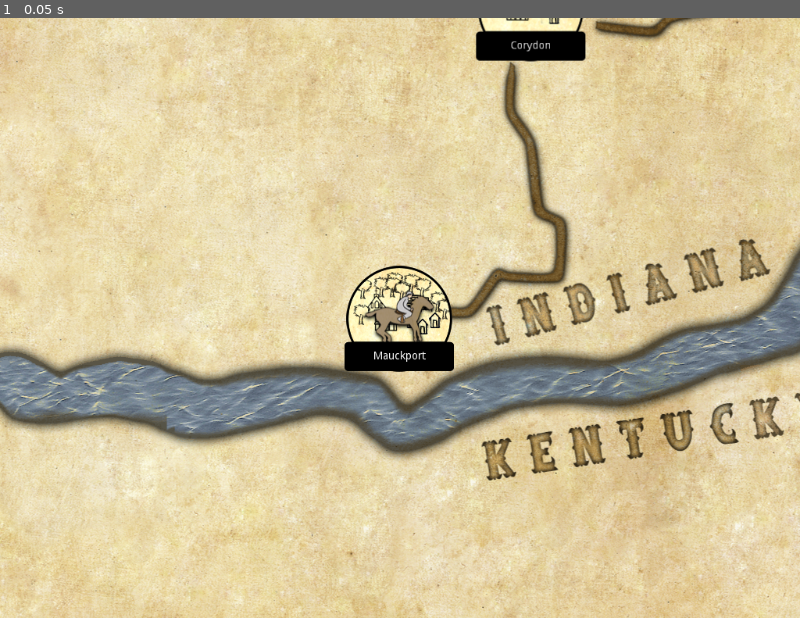
Above: before the commit, frame 1.
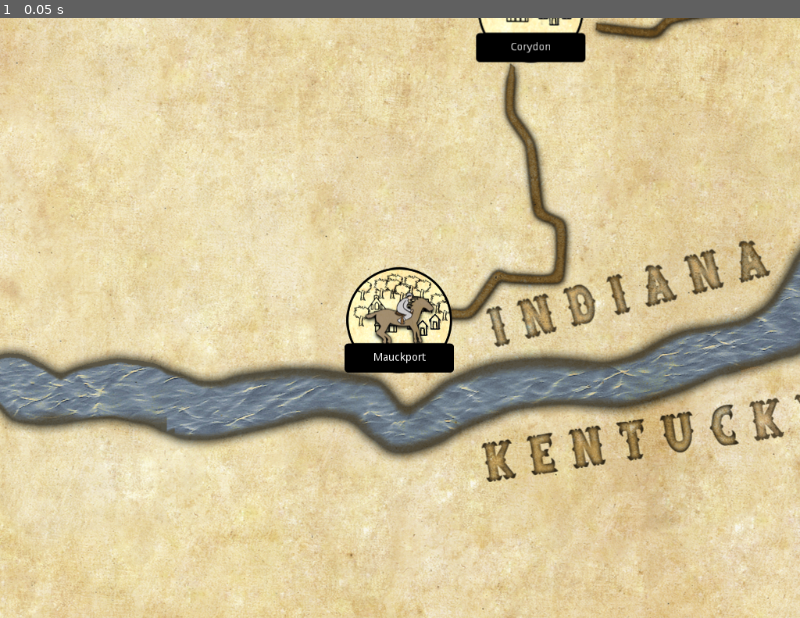
Above: after the commit, the same moment.

Repository: doctor-g/MorgansRaid
Game: Godot game, scene res://src/Game.tscn
The game is run twice, just before and just after one commit, with the same random seed, the same clock (stepped at 60 frames per second) and the same inputs. The project has no main scene, so this scene is started directly.
Inputs:
- Up to frame 1 (0.05 s): no input

The runs differ from the first frame. In frame 1, 8.3% of the frame differs, in the area x 0-100%, y 0-100%.

Commit message:
Add a bunch of roads and missing cities
Not all cities are reachable due to the screen bounds. In the original
game, this was solved with a floating arrow pointing to the
destination.

Diff:
--- a/project/src/Game.gd
+++ b/project/src/Game.gd
@@ -42,11 +42,13 @@
 
 func _process(delta):
 	if _moving:
+		assert(_path_follow != null)
 		_path_follow.offset += movement_speed * delta * _direction
 		_morgan.position = _path_follow.position
 		if _end_of_road():
 			_moving = false
 			_morgan.play_idle_animation()
+			_path_follow.get_parent().remove_child(_path_follow)
 			_path_follow.queue_free()
 			_path_follow = null
 			_city = _destination
@@ -61,13 +63,16 @@
 
 func _on_City_pressed(city:Node2D):
 	_destination = city
+	print("Now in %s, going to %s" % [_city.name, _destination.name])
 	_remove_city_listeners()
 	_ride(_city, _destination)
 
 
 func _ride(from:Node2D, to:Node2D):
-	for road in $Roads.get_children():
+	for child in $Roads.get_children():
+		var road := child as Road
 		if road.connects(from, to):
+			print("Using %s" % road.name)
 			_path_follow = PathFollow2D.new()
 			_path_follow.loop = false
 			if road.end_city == to:
@@ -81,3 +86,4 @@
 			_moving = true
 			_morgan.play_gallop_animation()
 			return
+	assert(false, "There is no road from %s to %s" % [from.name,to.name])
--- a/project/src/Game.tscn
+++ b/project/src/Game.tscn
@@ -6,6 +6,231 @@
 [ext_resource path="res://src/Game.gd" type="Script" id=4]
 [ext_resource path="res://src/Road.tscn" type="PackedScene" id=5]
 
+[sub_resource type="Curve2D" id=1]
+_data = {
+"points": PoolVector2Array( 0, 0, 0, 0, 1490, 2266, 0, 0, 0, 0, 1608, 2235, 0, 0, 0, 0, 1746, 2173, 0, 0, 0, 0, 1783, 2101, 0, 0, 0, 0, 1836, 2077, 0, 0, 0, 0, 1865, 2020, 0, 0, 0, 0, 1865, 1947 )
+}
+
+[sub_resource type="Curve2D" id=2]
+_data = {
+"points": PoolVector2Array( 0, 0, 0, 0, 1107.73, 2101.12, 0, 0, 0, 0, 1172.78, 2132.23, 0, 0, 0, 0, 1355.21, 2188.8, 0, 0, 0, 0, 1406.13, 2200.12, 0, 0, 0, 0, 1489.56, 2269.41 )
+}
+
+[sub_resource type="Curve2D" id=3]
+_data = {
+"points": PoolVector2Array( 0, 0, 0, 0, 819.228, 2034.65, 0, 0, 0, 0, 816.399, 1968.19, 0, 0, 0, 0, 836.198, 1903.13, 0, 0, 0, 0, 829.127, 1778.68, 0, 0, 0, 0, 844.683, 1765.95, 0, 0, 0, 0, 826.299, 1662.72 )
+}
+
+[sub_resource type="Curve2D" id=4]
+_data = {
+"points": PoolVector2Array( 0, 0, 0, 0, 597.158, 2796.16, 0, 0, 0, 0, 683.425, 2789.09, 0, 0, 0, 0, 718.78, 2749.49, 0, 0, 0, 0, 793.733, 2749.49, 0, 0, 0, 0, 802.219, 2681.61, 0, 0, 0, 0, 776.763, 2661.81, 0, 0, 0, 0, 764.035, 2575.55, 0, 0, 0, 0, 734.336, 2526.05, 0, 0, 0, 0, 765.449, 2404.43 )
+}
+
+[sub_resource type="Curve2D" id=5]
+_data = {
+"points": PoolVector2Array( 0, 0, 0, 0, 764.035, 2393.11, 0, 0, 0, 0, 795.148, 2309.67, 0, 0, 0, 0, 840.402, 2244.62, 0, 0, 0, 0, 841.817, 2196.54, 0, 0, 0, 0, 827.675, 2176.74, 0, 0, 0, 0, 846.059, 2067.84, 0, 0, 0, 0, 822.018, 2038.14 )
+}
+
+[sub_resource type="Curve2D" id=6]
+_data = {
+"points": PoolVector2Array( 0, 0, 0, 0, 764.035, 2397.35, 0, 0, 0, 0, 778.177, 2328.06, 0, 0, 0, 0, 803.633, 2308.26, 0, 0, 0, 0, 799.39, 2277.15, 0, 0, 0, 0, 1031.32, 2098.96, 0, 0, 0, 0, 1102.03, 2096.13 )
+}
+
+[sub_resource type="Curve2D" id=7]
+_data = {
+"points": PoolVector2Array( 0, 0, 0, 0, 768.897, 2400.14, 0, 0, 0, 0, 926.041, 2431.57, 0, 0, 0, 0, 947.368, 2415.86, 0, 0, 0, 0, 1078.7, 2386.67, 0, 0, 0, 0, 1234.72, 2328.31, 0, 0, 0, 0, 1336.86, 2240.75, 0, 0, 0, 0, 1488.39, 2271.06 )
+}
+
+[sub_resource type="Curve2D" id=8]
+_data = {
+"points": PoolVector2Array( 0, 0, 0, 0, 1104.9, 2103.95, 0, 0, 0, 0, 1034.19, 2099.71, 0, 0, 0, 0, 837.613, 2243.96, 0, 0, 0, 0, 837.613, 2197.29, 0, 0, 0, 0, 827.713, 2174.66, 0, 0, 0, 0, 841.855, 2089.81, 0, 0, 0, 0, 826.299, 2034.65 )
+}
+
+[sub_resource type="Curve2D" id=9]
+_data = {
+"points": PoolVector2Array( 0, 0, 0, 0, 1109.14, 2102.54, 0, 0, 0, 0, 1086.51, 2047.38, 0, 0, 0, 0, 1082.27, 1965.36, 0, 0, 0, 0, 1065.3, 1946.97, 0, 0, 0, 0, 1068.13, 1879.09, 0, 0, 0, 0, 940.85, 1719.28, 0, 0, 0, 0, 829.127, 1659.89 )
+}
+
+[sub_resource type="Curve2D" id=10]
+_data = {
+"points": PoolVector2Array( 0, 0, 0, 0, 1106.31, 2094.05, 0, 0, 0, 0, 1239.25, 1760.3, 0, 0, 0, 0, 1386.33, 1729.18 )
+}
+
+[sub_resource type="Curve2D" id=11]
+_data = {
+"points": PoolVector2Array( 0, 0, 0, 0, 829.127, 1658.47, 0, 0, 0, 0, 1051.16, 1696.66, 0, 0, 0, 0, 1387.74, 1734.84 )
+}
+
+[sub_resource type="Curve2D" id=12]
+_data = {
+"points": PoolVector2Array( 0, 0, 0, 0, 833.37, 1658.47, 0, 0, 0, 0, 885.696, 1631.6, 0, 0, 0, 0, 926.708, 1634.43, 0, 0, 0, 0, 946.507, 1611.8, 0, 0, 0, 0, 984.691, 1617.46, 0, 0, 0, 0, 1133.18, 1624.53, 0, 0, 0, 0, 1154.4, 1613.22, 0, 0, 0, 0, 1325.52, 1613.22, 0, 0, 0, 0, 1343.9, 1587.76, 0, 0, 0, 0, 1387.74, 1566.55, 0, 0, 0, 0, 1503.71, 1576.45, 0, 0, 0, 0, 1524.92, 1590.59, 0, 0, 0, 0, 1633.82, 1573.62 )
+}
+
+[sub_resource type="Curve2D" id=13]
+_data = {
+"points": PoolVector2Array( 0, 0, 0, 0, 1633.82, 1575.04, 0, 0, 0, 0, 1763.92, 1575.04, 0, 0, 0, 0, 1782.31, 1567.96, 0, 0, 0, 0, 1877.06, 1569.38, 0, 0, 0, 0, 1971.81, 1569.38 )
+}
+
+[sub_resource type="Curve2D" id=14]
+_data = {
+"points": PoolVector2Array( 0, 0, 0, 0, 1390.57, 1734.84, 0, 0, 0, 0, 1540.48, 1845.15, 0, 0, 0, 0, 1674.83, 1896.06, 0, 0, 0, 0, 1705.94, 1922.93, 0, 0, 0, 0, 1865.75, 1948.39 )
+}
+
+[sub_resource type="Curve2D" id=15]
+_data = {
+"points": PoolVector2Array( 0, 0, 0, 0, 1880, 2165, 0, 0, 0, 0, 1865, 2126, 0, 0, 0, 0, 1845, 2076, 0, 0, 0, 0, 1869, 2019, 0, 0, 0, 0, 1865, 1947 )
+}
+
+[sub_resource type="Curve2D" id=16]
+_data = {
+"points": PoolVector2Array( 0, 0, 0, 0, 1628.16, 1573.62, 0, 0, 0, 0, 1638.06, 1688.17, 0, 0, 0, 0, 1633.82, 1787.17, 0, 0, 0, 0, 1697.45, 1804.14, 0, 0, 0, 0, 1867.16, 1939.9 )
+}
+
+[sub_resource type="Curve2D" id=17]
+_data = {
+"points": PoolVector2Array( 0, 0, 0, 0, 1493.81, 2263.76, 0, 0, 0, 0, 1608.36, 2239.72, 0, 0, 0, 0, 1690.38, 2263.76 )
+}
+
+[sub_resource type="Curve2D" id=18]
+_data = {
+"points": PoolVector2Array( 0, 0, 0, 0, 1489.57, 2260.93, 0, 0, 0, 0, 1608.36, 2239.72, 0, 0, 0, 0, 1745.54, 2176.08, 0, 0, 0, 0, 1782.31, 2098.29, 0, 0, 0, 0, 1845.95, 2081.32, 0, 0, 0, 0, 1884.13, 2166.18 )
+}
+
+[sub_resource type="Curve2D" id=19]
+_data = {
+"points": PoolVector2Array( 0, 0, 0, 0, 1690.38, 2263.76, 0, 0, 0, 0, 1802.11, 2215.67, 0, 0, 0, 0, 1877.06, 2163.35 )
+}
+
+[sub_resource type="Curve2D" id=20]
+_data = {
+"points": PoolVector2Array( 0, 0, 0, 0, 1690.38, 2260.93, 0, 0, 0, 0, 1748.37, 2218.5, 0, 0, 0, 0, 1819.08, 2095.47, 0, 0, 0, 0, 1843.12, 2075.67, 0, 0, 0, 0, 1867.16, 1949.8 )
+}
+
+[sub_resource type="Curve2D" id=21]
+_data = {
+"points": PoolVector2Array( 0, 0, 0, 0, 1868.57, 1946.97, 0, 0, 0, 0, 2075.05, 1849.39, 0, 0, 0, 0, 2189.6, 1741.91 )
+}
+
+[sub_resource type="Curve2D" id=22]
+_data = {
+"points": PoolVector2Array( 0, 0, 0, 0, 1868.57, 1941.32, 0, 0, 0, 0, 2031.21, 1879.09, 0, 0, 0, 0, 2069.39, 1893.23, 0, 0, 0, 0, 2089.19, 1914.45, 0, 0, 0, 0, 2332.44, 1805.55, 0, 0, 0, 0, 2434.26, 1760.3 )
+}
+
+[sub_resource type="Curve2D" id=23]
+_data = {
+"points": PoolVector2Array( 0, 0, 0, 0, 1974.64, 1569.38, 0, 0, 0, 0, 1952.01, 1654.23, 0, 0, 0, 0, 2046.76, 1732.01, 0, 0, 0, 0, 2188.19, 1746.16 )
+}
+
+[sub_resource type="Curve2D" id=24]
+_data = {
+"points": PoolVector2Array( 0, 0, 0, 0, 2192.43, 1747.57, 0, 0, 0, 0, 2278.7, 1724.94, 0, 0, 0, 0, 2389, 1726.36, 0, 0, 0, 0, 2435.67, 1765.95 )
+}
+
+[sub_resource type="Curve2D" id=25]
+_data = {
+"points": PoolVector2Array( 0, 0, 0, 0, 1972.95, 1572.11, 0, 0, 0, 0, 1910.21, 1506.7, 0, 0, 0, 0, 1886.18, 1476, 0, 0, 0, 0, 1906.2, 1454.64, 0, 0, 0, 0, 1904.87, 1393.24, 0, 0, 0, 0, 1928.9, 1374.55, 0, 0, 0, 0, 1923.56, 1297.13, 0, 0, 0, 0, 1974.28, 1234.39 )
+}
+
+[sub_resource type="Curve2D" id=26]
+_data = {
+"points": PoolVector2Array( 0, 0, 0, 0, 1971.61, 1569.44, 0, 0, 0, 0, 2065.05, 1549.41, 0, 0, 0, 0, 2203.87, 1454.64, 0, 0, 0, 0, 2233.24, 1120.93 )
+}
+
+[sub_resource type="Curve2D" id=27]
+_data = {
+"points": PoolVector2Array( 0, 0, 0, 0, 2183.85, 1740.3, 0, 0, 0, 0, 2218.56, 1673.56, 0, 0, 0, 0, 2207.88, 1449.3, 0, 0, 0, 0, 2230.57, 1123.6 )
+}
+
+[sub_resource type="Curve2D" id=28]
+_data = {
+"points": PoolVector2Array( 0, 0, 0, 0, 2181.18, 1737.63, 0, 0, 0, 0, 2219.89, 1669.55, 0, 0, 0, 0, 2207.88, 1451.97, 0, 0, 0, 0, 2345.37, 1445.3, 0, 0, 0, 0, 2401.43, 1395.91, 0, 0, 0, 0, 2506.88, 1406.59, 0, 0, 0, 0, 2544.26, 1367.88 )
+}
+
+[sub_resource type="Curve2D" id=29]
+_data = {
+"points": PoolVector2Array( 0, 0, 0, 0, 2433.47, 1757.65, 0, 0, 0, 0, 2410.77, 1693.58, 0, 0, 0, 0, 2414.78, 1546.75, 0, 0, 0, 0, 2381.41, 1508.03, 0, 0, 0, 0, 2357.38, 1434.62, 0, 0, 0, 0, 2412.11, 1394.57, 0, 0, 0, 0, 2501.54, 1393.24, 0, 0, 0, 0, 2542.92, 1366.54 )
+}
+
+[sub_resource type="Curve2D" id=30]
+_data = {
+"points": PoolVector2Array( 0, 0, 0, 0, 2231.9, 1124.94, 0, 0, 0, 0, 2314.66, 1174.33, 0, 0, 0, 0, 2342.7, 1174.33, 0, 0, 0, 0, 2349.37, 1223.71, 0, 0, 0, 0, 2544.26, 1361.2 )
+}
+
+[sub_resource type="Curve2D" id=31]
+_data = {
+"points": PoolVector2Array( 0, 0, 0, 0, 1971.61, 1231.72, 0, 0, 0, 0, 1987.63, 1172.99, 0, 0, 0, 0, 1968.94, 1147.63, 0, 0, 0, 0, 1982.29, 1100.91, 0, 0, 0, 0, 1992.97, 1023.49, 0, 0, 0, 0, 2025, 940.728 )
+}
+
+[sub_resource type="Curve2D" id=32]
+_data = {
+"points": PoolVector2Array( 0, 0, 0, 0, 2027.67, 944.733, 0, 0, 0, 0, 2114.44, 996.791, 0, 0, 0, 0, 2233.24, 1124.94 )
+}
+
+[sub_resource type="Curve2D" id=33]
+_data = {
+"points": PoolVector2Array( 0, 0, 0, 0, 2026.34, 935.389, 0, 0, 0, 0, 2082.4, 919.371, 0, 0, 0, 0, 2137.13, 857.968, 0, 0, 0, 0, 2880.64, 748.511 )
+}
+
+[sub_resource type="Curve2D" id=34]
+_data = {
+"points": PoolVector2Array( 0, 0, 0, 0, 2238.58, 1118.26, 0, 0, 0, 0, 2457.49, 930.05, 0, 0, 0, 0, 2879.3, 753.851 )
+}
+
+[sub_resource type="Curve2D" id=35]
+_data = {
+"points": PoolVector2Array( 0, 0, 0, 0, 2545.59, 1362.54, 0, 0, 0, 0, 2604.32, 1327.83, 0, 0, 0, 0, 2561.61, 1273.1, 0, 0, 0, 0, 2594.98, 1075.55, 0, 0, 0, 0, 2780.52, 902.018, 0, 0, 0, 0, 2879.3, 753.851 )
+}
+
+[sub_resource type="Curve2D" id=36]
+_data = {
+"points": PoolVector2Array( 0, 0, 0, 0, 2546.57, 1363.91, 0, 0, 0, 0, 2608.8, 1387.95, 0, 0, 0, 0, 2833.66, 1375.22, 0, 0, 0, 0, 3031.65, 1468.56, 0, 0, 0, 0, 3083.97, 1471.39, 0, 0, 0, 0, 3260.75, 1395.02, 0, 0, 0, 0, 3291.86, 1390.78, 0, 0, 0, 0, 3322.98, 1352.6, 0, 0, 0, 0, 3308.83, 1257.84, 0, 0, 0, 0, 3371.06, 1242.29, 0, 0, 0, 0, 3373.89, 1219.66, 0, 0, 0, 0, 3499.75, 1158.85, 0, 0, 0, 0, 3516.72, 1074, 0, 0, 0, 0, 3608.65, 1079.65, 0, 0, 0, 0, 3655.32, 1055.61, 0, 0, 0, 0, 3701.98, 1059.85, 0, 0, 0, 0, 3720.37, 1044.3, 0, 0, 0, 0, 3750.07, 1042.88, 0, 0, 0, 0, 3785.42, 983.486, 0, 0, 0, 0, 3820.78, 924.089 )
+}
+
+[sub_resource type="Curve2D" id=37]
+_data = {
+"points": PoolVector2Array( 0, 0, 0, 0, 2881.73, 754.383, 0, 0, 0, 0, 2915.68, 853.378, 0, 0, 0, 0, 2956.69, 911.361, 0, 0, 0, 0, 2996.29, 1057.02, 0, 0, 0, 0, 3044.37, 1106.52, 0, 0, 0, 0, 3300.34, 1052.78, 0, 0, 0, 0, 3608.64, 1083.9, 0, 0, 0, 0, 3656.72, 1052.78, 0, 0, 0, 0, 3699.15, 1062.68, 0, 0, 0, 0, 3723.19, 1038.64, 0, 0, 0, 0, 3747.23, 1040.05, 0, 0, 0, 0, 3816.53, 929.746 )
+}
+
+[sub_resource type="Curve2D" id=38]
+_data = {
+"points": PoolVector2Array( 0, 0, 0, 0, 2878.91, 755.798, 0, 0, 0, 0, 2946.79, 707.714, 0, 0, 0, 0, 2996.29, 621.447, 0, 0, 0, 0, 3062.75, 608.719 )
+}
+
+[sub_resource type="Curve2D" id=39]
+_data = {
+"points": PoolVector2Array( 0, 0, 0, 0, 3061.34, 610.134, 0, 0, 0, 0, 3165.99, 607.305, 0, 0, 0, 0, 3165.99, 489.925, 0, 0, 0, 0, 3225.39, 488.511, 0, 0, 0, 0, 3273.47, 447.499 )
+}
+
+[sub_resource type="Curve2D" id=40]
+_data = {
+"points": PoolVector2Array( 0, 0, 0, 0, 3276.3, 446.085, 0, 0, 0, 0, 3332.87, 437.6, 0, 0, 0, 0, 3494.09, 437.6 )
+}
+
+[sub_resource type="Curve2D" id=41]
+_data = {
+"points": PoolVector2Array( 0, 0, 0, 0, 3498.33, 436.185, 0, 0, 0, 0, 3636.92, 420.629, 0, 0, 0, 0, 3825.02, 430.529, 0, 0, 0, 0, 3854.71, 406.487, 0, 0, 0, 0, 3984.82, 403.658 )
+}
+
+[sub_resource type="Curve2D" id=42]
+_data = {
+"points": PoolVector2Array( 0, 0, 0, 0, 3061.34, 615.79, 0, 0, 0, 0, 3130.64, 631.347, 0, 0, 0, 0, 3190.03, 635.589, 0, 0, 0, 0, 3307.41, 672.359, 0, 0, 0, 0, 3352.67, 672.359, 0, 0, 0, 0, 3550.66, 761.454 )
+}
+
+[sub_resource type="Curve2D" id=43]
+_data = {
+"points": PoolVector2Array( 0, 0, 0, 0, 3552.07, 752.969, 0, 0, 0, 0, 3730.26, 774.182, 0, 0, 0, 0, 3754.3, 734.584, 0, 0, 0, 0, 3854.71, 704.886 )
+}
+
+[sub_resource type="Curve2D" id=44]
+_data = {
+"points": PoolVector2Array( 0, 0, 0, 0, 3843.4, 714.785, 0, 0, 0, 0, 3829.26, 614.376, 0, 0, 0, 0, 3825.02, 605.891, 0, 0, 0, 0, 3837.74, 590.335, 0, 0, 0, 0, 3823.6, 562.05, 0, 0, 0, 0, 3833.5, 523.867, 0, 0, 0, 0, 3883, 508.31, 0, 0, 0, 0, 3885.83, 492.754, 0, 0, 0, 0, 3844.81, 464.47, 0, 0, 0, 0, 3891.48, 437.6, 0, 0, 0, 0, 3976.34, 399.416 )
+}
+
+[sub_resource type="Curve2D" id=45]
+_data = {
+"points": PoolVector2Array( 0, 0, 0, 0, 1976.01, 1565.38, 0, 0, 0, 0, 2052.62, 1552.91, 0, 0, 0, 0, 2209.42, 1454.91, 0, 0, 0, 0, 2348.4, 1442.44, 0, 0, 0, 0, 2408.09, 1396.11, 0, 0, 0, 0, 2499.86, 1393.44, 0, 0, 0, 0, 2547.07, 1367.6 )
+}
+
 [node name="Game" type="Node2D"]
 script = ExtResource( 4 )
 start_city = NodePath("Cities/Mauckport")
@@ -32,7 +257,7 @@
 population = 1300
 
 [node name="Dupont" parent="Cities" instance=ExtResource( 3 )]
-position = Vector2( 2232.7, 1123.21 )
+position = Vector2( 2244.04, 1104.31 )
 city_name = "Dupont"
 
 [node name="Greenville" parent="Cities" instance=ExtResource( 3 )]
@@ -116,6 +341,10 @@
 position = Vector2( 2880, 751.876 )
 city_name = "Versailles"
 
+[node name="Vevay" parent="Cities" instance=ExtResource( 3 )]
+position = Vector2( 3813.04, 928.729 )
+city_name = "Vevay"
+
 [node name="Vienna" parent="Cities" instance=ExtResource( 3 )]
 position = Vector2( 1634.7, 1571.71 )
 city_name = "Vienna"
@@ -124,6 +353,7 @@
 position = Vector2( 598.871, 2803.97 )
 
 [node name="Camera2D" type="Camera2D" parent="Morgan"]
+position = Vector2( 0, -1.8877 )
 current = true
 
 [node name="Roads" type="Node2D" parent="."]
@@ -131,6 +361,227 @@
 "_edit_lock_": true
 }
 
+[node name="NewAlbanyCharlestonRoad" parent="Roads" instance=ExtResource( 5 )]
+curve = SubResource( 1 )
+start_city_path = NodePath("../../Cities/New Albany")
+end_city_path = NodePath("../../Cities/Charleston")
+
+[node name="GreenvilleNewAlbanyRoad" parent="Roads" instance=ExtResource( 5 )]
+curve = SubResource( 2 )
+start_city_path = NodePath("../../Cities/Greenville")
+end_city_path = NodePath("../../Cities/New Albany")
+
+[node name="PalmyraSalemRoad" parent="Roads" instance=ExtResource( 5 )]
+curve = SubResource( 3 )
+start_city_path = NodePath("../../Cities/Palmyra")
+end_city_path = NodePath("../../Cities/Salem")
+
 [node name="MauckportCorydonRoad" parent="Roads" instance=ExtResource( 5 )]
+curve = SubResource( 4 )
 start_city_path = NodePath("../../Cities/Mauckport")
 end_city_path = NodePath("../../Cities/Corydon")
+
+[node name="CorydonPalmyraRoad" parent="Roads" instance=ExtResource( 5 )]
+curve = SubResource( 5 )
+start_city_path = NodePath("../../Cities/Corydon")
+end_city_path = NodePath("../../Cities/Palmyra")
+
+[node name="CorydonGreenvilleRoad" parent="Roads" instance=ExtResource( 5 )]
+curve = SubResource( 6 )
+start_city_path = NodePath("../../Cities/Corydon")
+end_city_path = NodePath("../../Cities/Greenville")
+
+[node name="CorydonNewAlbanyRoad" parent="Roads" instance=ExtResource( 5 )]
+curve = SubResource( 7 )
+start_city_path = NodePath("../../Cities/Corydon")
+end_city_path = NodePath("../../Cities/New Albany")
+
+[node name="GreenvillePalmyraRoad" parent="Roads" instance=ExtResource( 5 )]
+curve = SubResource( 8 )
+start_city_path = NodePath("../../Cities/Greenville")
+end_city_path = NodePath("../../Cities/Palmyra")
+
+[node name="GreenvilleSalemRoad" parent="Roads" instance=ExtResource( 5 )]
+curve = SubResource( 9 )
+start_city_path = NodePath("../../Cities/Greenville")
+end_city_path = NodePath("../../Cities/Salem")
+
+[node name="GreenvilleNewLibertyRoad" parent="Roads" instance=ExtResource( 5 )]
+curve = SubResource( 10 )
+start_city_path = NodePath("../../Cities/Greenville")
+end_city_path = NodePath("../../Cities/New Liberty")
+
+[node name="SalemNewLibertyRoad" parent="Roads" instance=ExtResource( 5 )]
+curve = SubResource( 11 )
+start_city_path = NodePath("../../Cities/Salem")
+end_city_path = NodePath("../../Cities/New Liberty")
+
+[node name="SalemViennaRoad" parent="Roads" instance=ExtResource( 5 )]
+curve = SubResource( 12 )
+start_city_path = NodePath("../../Cities/Salem")
+end_city_path = NodePath("../../Cities/Vienna")
+
+[node name="ViennaLexingtonRoad" parent="Roads" instance=ExtResource( 5 )]
+curve = SubResource( 13 )
+start_city_path = NodePath("../../Cities/Vienna")
+end_city_path = NodePath("../../Cities/Lexington")
+
+[node name="NewLibertyCharlestonRoad" parent="Roads" instance=ExtResource( 5 )]
+curve = SubResource( 14 )
+start_city_path = NodePath("../../Cities/New Liberty")
+end_city_path = NodePath("../../Cities/Charleston")
+
+[node name="UticaCharlestonRoad" parent="Roads" instance=ExtResource( 5 )]
+curve = SubResource( 15 )
+start_city_path = NodePath("../../Cities/Utica")
+end_city_path = NodePath("../../Cities/Charleston")
+
+[node name="ViennaCharlestonRoad" parent="Roads" instance=ExtResource( 5 )]
+curve = SubResource( 16 )
+start_city_path = NodePath("../../Cities/Vienna")
+end_city_path = NodePath("../../Cities/Charleston")
+
+[node name="NewAlbanyJeffersonvilleRoad" parent="Roads" instance=ExtResource( 5 )]
+curve = SubResource( 17 )
+start_city_path = NodePath("../../Cities/New Albany")
+end_city_path = NodePath("../../Cities/Jeffersonville")
+
+[node name="NewAlbanyUticaRoad" parent="Roads" instance=ExtResource( 5 )]
+curve = SubResource( 18 )
+start_city_path = NodePath("../../Cities/New Albany")
+end_city_path = NodePath("../../Cities/Utica")
+
+[node name="JeffersonvilleUticaRoad" parent="Roads" instance=ExtResource( 5 )]
+curve = SubResource( 19 )
+start_city_path = NodePath("../../Cities/Jeffersonville")
+end_city_path = NodePath("../../Cities/Utica")
+
+[node name="JeffersonvilleCharlestonRoad" parent="Roads" instance=ExtResource( 5 )]
+curve = SubResource( 20 )
+start_city_path = NodePath("../../Cities/Jeffersonville")
+end_city_path = NodePath("../../Cities/Charleston")
+
+[node name="CharlestonNewWashingtonRoad" parent="Roads" instance=ExtResource( 5 )]
+curve = SubResource( 21 )
+start_city_path = NodePath("../../Cities/Charleston")
+end_city_path = NodePath("../../Cities/New Washington")
+
+[node name="CharlestonBethlehemRoad" parent="Roads" instance=ExtResource( 5 )]
+curve = SubResource( 22 )
+start_city_path = NodePath("../../Cities/Charleston")
+end_city_path = NodePath("../../Cities/Bethlehem")
+
+[node name="LexingtonNewWashingtonRoad" parent="Roads" instance=ExtResource( 5 )]
+curve = SubResource( 23 )
+start_city_path = NodePath("../../Cities/Lexington")
+end_city_path = NodePath("../../Cities/New Washington")
+
+[node name="NewWashingtonBethlehemRoad" parent="Roads" instance=ExtResource( 5 )]
+curve = SubResource( 24 )
+start_city_path = NodePath("../../Cities/New Washington")
+end_city_path = NodePath("../../Cities/Bethlehem")
+
+[node name="LexingtonParisRoad" parent="Roads" instance=ExtResource( 5 )]
+curve = SubResource( 25 )
+start_city_path = NodePath("../../Cities/Lexington")
+end_city_path = NodePath("../../Cities/Paris")
+
+[node name="LexingtomDupontRoad" parent="Roads" instance=ExtResource( 5 )]
+curve = SubResource( 26 )
+start_city_path = NodePath("../../Cities/Lexington")
+end_city_path = NodePath("../../Cities/Dupont")
+
+[node name="NewWashingtonDupontRoad" parent="Roads" instance=ExtResource( 5 )]
+curve = SubResource( 27 )
+start_city_path = NodePath("../../Cities/New Washington")
+end_city_path = NodePath("../../Cities/Dupont")
+
+[node name="NewWashingtonMadisonRoad" parent="Roads" instance=ExtResource( 5 )]
+curve = SubResource( 28 )
+start_city_path = NodePath("../../Cities/New Washington")
+end_city_path = NodePath("../../Cities/Madison")
+
+[node name="BethlehemMadisonRoad" parent="Roads" instance=ExtResource( 5 )]
+curve = SubResource( 29 )
+start_city_path = NodePath("../../Cities/Bethlehem")
+end_city_path = NodePath("../../Cities/Madison")
+
+[node name="DupontMadisonRoad" parent="Roads" instance=ExtResource( 5 )]
+curve = SubResource( 30 )
+start_city_path = NodePath("../../Cities/Dupont")
+end_city_path = NodePath("../../Cities/Madison")
+
+[node name="ParisVernonRoad" parent="Roads" instance=ExtResource( 5 )]
+curve = SubResource( 31 )
+start_city_path = NodePath("../../Cities/Paris")
+end_city_path = NodePath("../../Cities/Vernon")
+
+[node name="VernonDupontRoad" parent="Roads" instance=ExtResource( 5 )]
+curve = SubResource( 32 )
+start_city_path = NodePath("../../Cities/Vernon")
+end_city_path = NodePath("../../Cities/Dupont")
+
+[node name="VernonVersaillesRoad" parent="Roads" instance=ExtResource( 5 )]
+curve = SubResource( 33 )
+start_city_path = NodePath("../../Cities/Vernon")
+end_city_path = NodePath("../../Cities/Versailles")
+
+[node name="DupontVersaillesRoad" parent="Roads" instance=ExtResource( 5 )]
+curve = SubResource( 34 )
+start_city_path = NodePath("../../Cities/Dupont")
+end_city_path = NodePath("../../Cities/Versailles")
+
+[node name="MadisonVersaillesRoad" parent="Roads" instance=ExtResource( 5 )]
+curve = SubResource( 35 )
+start_city_path = NodePath("../../Cities/Madison")
+end_city_path = NodePath("../../Cities/Versailles")
+
+[node name="MadisonVevayRoad" parent="Roads" instance=ExtResource( 5 )]
+curve = SubResource( 36 )
+start_city_path = NodePath("../../Cities/Madison")
+end_city_path = NodePath("../../Cities/Vevay")
+
+[node name="VersaillesVevayRoad" parent="Roads" instance=ExtResource( 5 )]
+curve = SubResource( 37 )
+start_city_path = NodePath("../../Cities/Versailles")
+end_city_path = NodePath("../../Cities/Vevay")
+
+[node name="VersaillesPiercevilleRoad" parent="Roads" instance=ExtResource( 5 )]
+curve = SubResource( 38 )
+start_city_path = NodePath("../../Cities/Versailles")
+end_city_path = NodePath("../../Cities/Pierceville")
+
+[node name="PiercevilleSunmanRoad" parent="Roads" instance=ExtResource( 5 )]
+curve = SubResource( 39 )
+start_city_path = NodePath("../../Cities/Pierceville")
+end_city_path = NodePath("../../Cities/Sunman")
+
+[node name="SunmanNewAlsaceRoad" parent="Roads" instance=ExtResource( 5 )]
+curve = SubResource( 40 )
+start_city_path = NodePath("../../Cities/Sunman")
+end_city_path = NodePath("../../Cities/New Alscace")
+
+[node name="NewAlscaceHarrisonRoad" parent="Roads" instance=ExtResource( 5 )]
+curve = SubResource( 41 )
+start_city_path = NodePath("../../Cities/New Alscace")
+end_city_path = NodePath("../../Cities/Harrison")
+
+[node name="PiercevilleHoganRoad" parent="Roads" instance=ExtResource( 5 )]
+curve = SubResource( 42 )
+start_city_path = NodePath("../../Cities/Pierceville")
+end_city_path = NodePath("../../Cities/Hogan")
+
+[node name="HoganLawrenceburgRoad" parent="Roads" instance=ExtResource( 5 )]
+curve = SubResource( 43 )
+start_city_path = NodePath("../../Cities/Hogan")
+end_city_path = NodePath("../../Cities/Lawrenceburg")
+
+[node name="LawrenceburgHarrisonRoad" parent="Roads" instance=ExtResource( 5 )]
+curve = SubResource( 44 )
+start_city_path = NodePath("../../Cities/Lawrenceburg")
+end_city_path = NodePath("../../Cities/Harrison")
+
+[node name="LexingtonMadisonRoad" parent="Roads" instance=ExtResource( 5 )]
+curve = SubResource( 45 )
+start_city_path = NodePath("../../Cities/Lexington")
+end_city_path = NodePath("../../Cities/Madison")
--- a/project/src/Road.gd
+++ b/project/src/Road.gd
@@ -7,6 +7,11 @@
 
 var start_city : Node setget , _get_start_city
 var end_city : Node setget , _get_end_city
+
+
+func _ready():
+	assert(start_city_path!="", "Start city path not specified for %s" % name)
+	assert(end_city_path!="", "End city path not specified for %s" % name)
 
 
 func _get_start_city()->Node:
Not shown: 1 places in project/src/Game.tscn that only renumber resources
